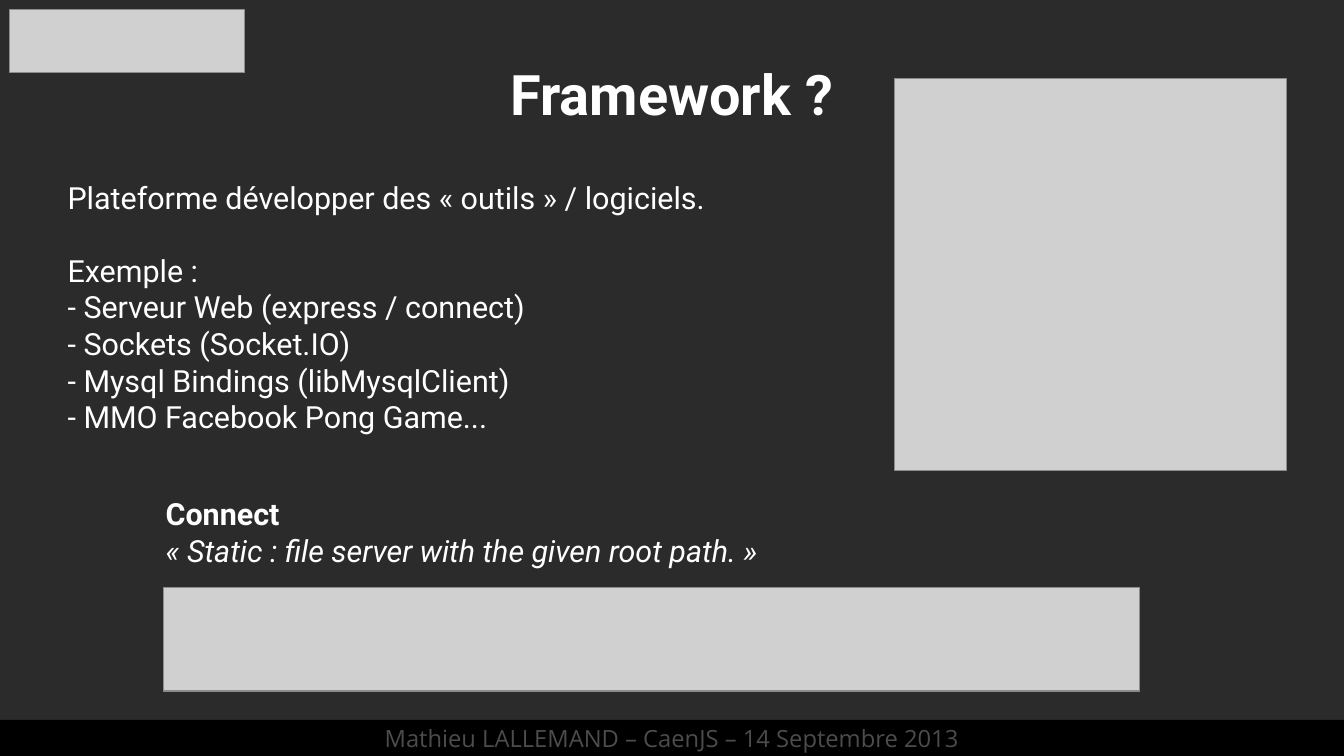
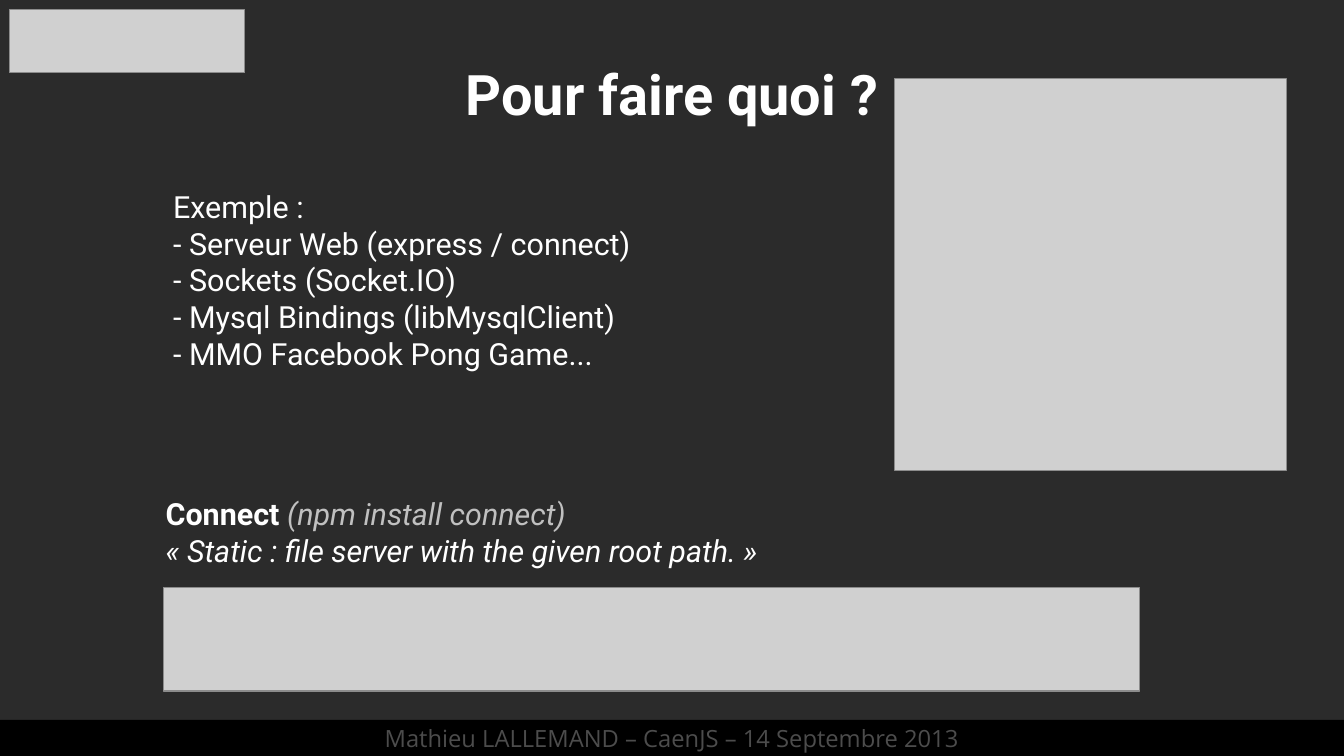
Before and after one commit to lalmat/CaenJS, a slide deck: slide 4 of Présentation/CaenJS - nodeJS.odp (slide 3 before the commit). Drawn at 1344x756 pixels with LibreOffice and Linux fonts; fonts in the diff are those of the drawing; grey boxes stand for pictures; background and template pictures are left out; a plain dark background stands for a picture behind light text. Boxes give left, top, right and bottom in pixels: in the first picture for what was removed or moved away, otherwise in the second. Text is boxed around its words. In the diff, an @@ line names an element or a change of style, - is before the commit and + after.

```diff
--- a/Présentation/CaenJS - nodeJS.odp
+++ b/Présentation/CaenJS - nodeJS.odp
@@ title at box(466, 72, 836, 127): text changed @@
-Framework ?
+Pour faire quoi ?
@@ text at box(68, 186, 705, 216): paragraph removed @@
-Plateforme développer des « outils » / logiciels.
@@ text "Exemple :": place and size @@
-text "Exemple :" at box(68, 186, 705, 435)
+text "Exemple :" at box(173, 195, 631, 372)
@@ text at box(166, 501, 566, 532): text changed; text colour #FFFFFF to #C0C0C0; bold off; italic on @@
-Connect
+Connect (npm install connect)
```
Also in this commit, not shown: 13 other slides changed, 2 slides removed.
